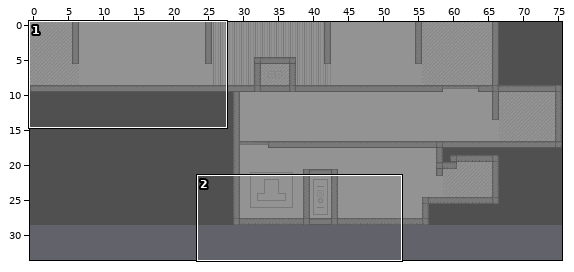
One commit to this Tiled map: TiledMaps/tutorial.tmx. Above, an overview of the earlier version with the close-up marked.
Close-up. As it was:
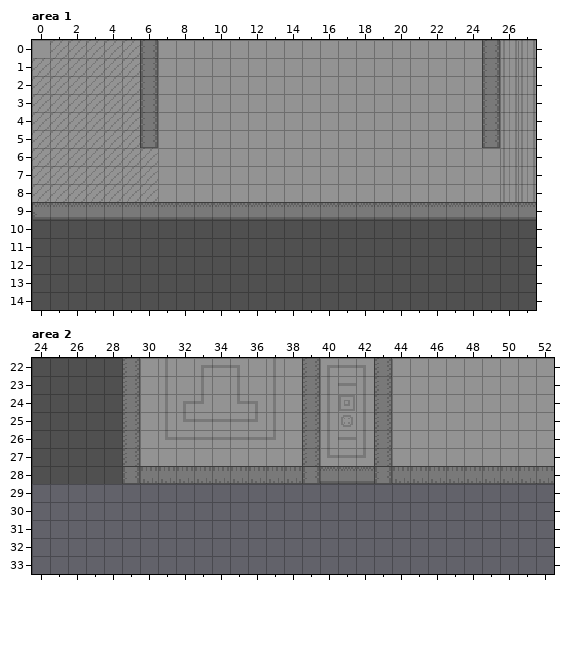
Cells are 12x12 px. Shown: area 1 x 0..27, y 0..14; area 2 x 24..52, y 22..33. The commit also changed other parts of the map, which this record leaves out. The old version is drawn lined up with the new one.
Now the later version:
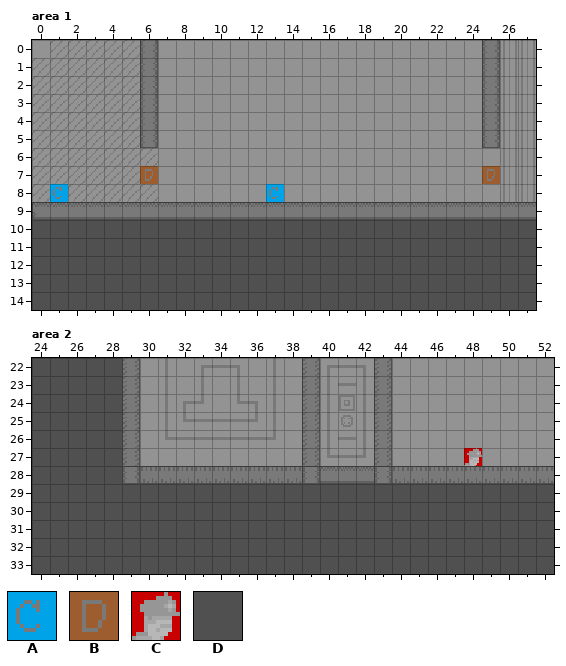
Key: from "objects": A 1, B 3, C 6; from "tilemap": D 3.
_ is an empty cell.
Objects are placed by their top-left corner, in cells (3,4 is the top-left corner of cell 3,4); size is 1x1 cell unless given.
Changes in this commit:
map size 76x29 -> 76x34 cells
Layer "Objects" (now shown), area 1:
added: B at 6,7
added: B at 25,7
added: A at 13,8
added: A at 1,8
Layer "Background", area 2:
y 29..33: x 24..52 _____________________________ -> DDDDDDDDDDDDDDDDDDDDDDDDDDDDD
Layer "Objects" (now shown), area 2:
added: C at 48,27
Where, in picture pixels (left, top, right, bottom), the same in both close-ups:
added: (140, 166, 158, 184)
added: (482, 166, 500, 184)
added: (50, 184, 68, 202)
added: (266, 184, 284, 202)
added: (464, 448, 482, 466)
added: (32, 484, 554, 574)
